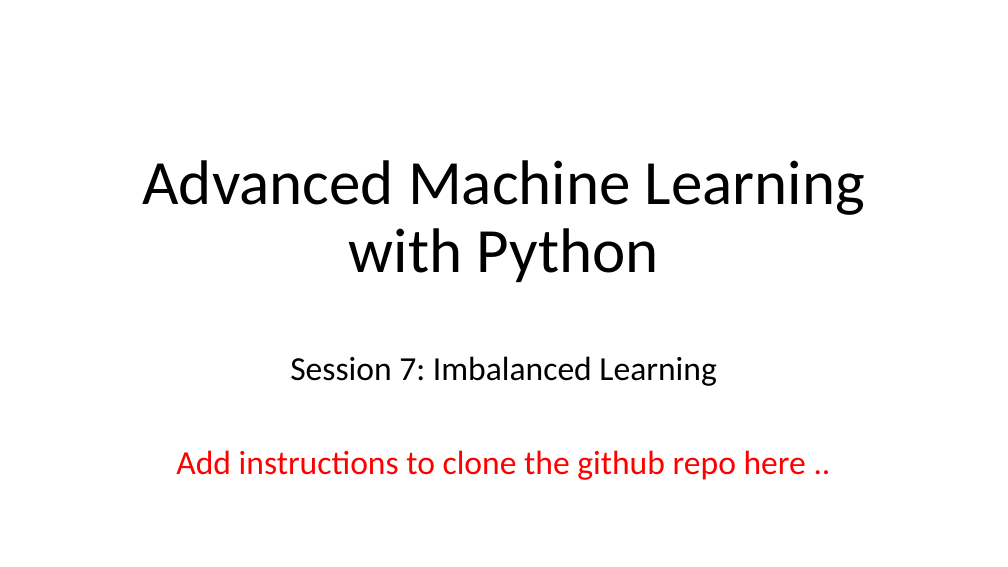
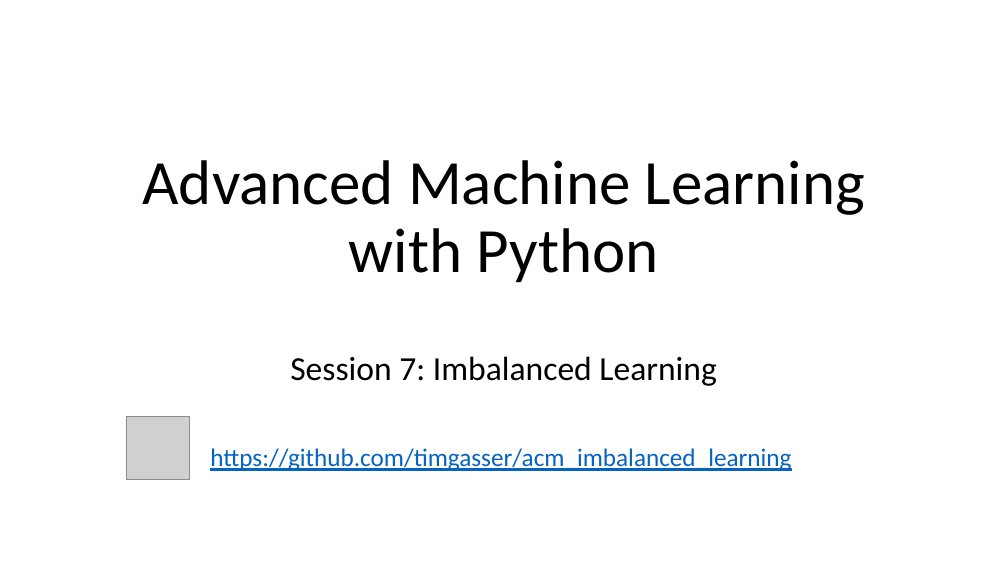
Before and after one commit to timgasser/acm_imbalanced_learning, a slide deck: slide 1 of acm_imbalance_datasets.pptx. Drawn at 1008x567 pixels with LibreOffice and Linux fonts; fonts in the diff are those of the drawing; grey boxes stand for pictures. Boxes give left, top, right and bottom in pixels: in the first picture for what was removed or moved away, otherwise in the second. Text is boxed around its words. In the diff, an @@ line names an element or a change of style, - is before the commit and + after.

```diff
--- a/acm_imbalance_datasets.pptx
+++ b/acm_imbalance_datasets.pptx
@@ picture added at <box>126,417,189,479</box> @@
@@ subtitle at <box>210,448,791,471</box>: text changed; size 32 to 24 pt; text colour #FF0000 to #0563C1 @@
-Add instructions to clone the github repo here ..
+https://github.com/timgasser/acm_imbalanced_learning
```
Also in this commit, not shown: 2 slides removed, 1 other file.
